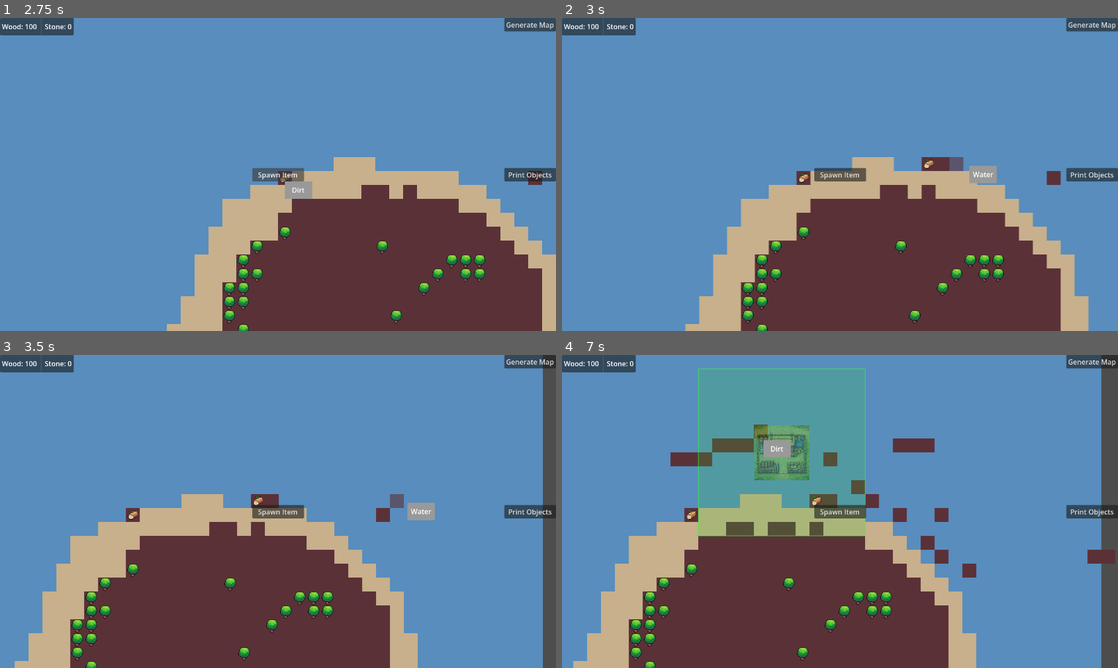
Above: before the commit, frames 1-4 (two rows, left to right).
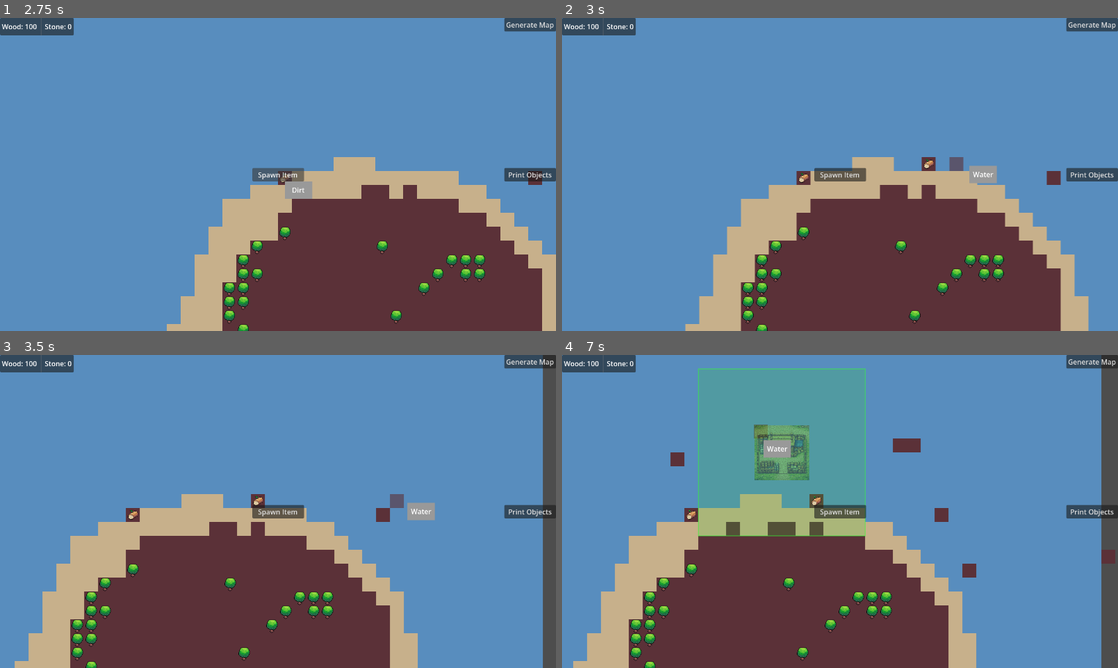
Above: after the commit, the same moments.

Repository: ColdTerror/Core-and-Conveyor
Game: Godot game, scene res://scenes/level.tscn
Same seed, same stepped clock (60 frames per second), same inputs: the game is played once before the commit and once after it. The engine's default icon, where the game draws it, is replaced by a stand-in: a white triangle on a blue panel in a dark square.
Inputs (mouse positions are in pixels of both pictures, inside the frame that each line leads up to):
- Up to frame 1 (2.75 s): click "Generate Map" at 0.5 s; click "Print Objects" at 1.25 s; click "Spawn Item" at 2 s
- Up to frame 2 (3 s): tap Enter at 2.75 s; move the mouse to (962, 158) at 2.77 s; hold Right (ui_right) from 2.78 s (still down); click (962, 158) at 2.85 s
- Up to frame 3 (3.5 s): keep holding Right (ui_right)
- Up to frame 4 (7 s): release Right (ui_right) at 3.5 s; drag from (728, 527) to (812, 574) at 3.52 s; click (812, 574) at 4.25 s; move the mouse to (895, 442) at 4.27 s; hold Right (ui_right) 4.28-5 s; click (895, 442) at 4.35 s; drag from (812, 574) to (673, 464) at 5.02 s; click (673, 464) at 5.75 s; move the mouse to (1006, 558) at 5.77 s; hold Left (ui_left) 5.78-6.5 s; hold L 5.78-6.5 s; click (1006, 558) at 6.05 s; drag from (673, 464) to (756, 433) at 6.52 s

Frame 1 is identical in both runs. In frame 2, 0.1% of the frame differs, in the area x 67-70%, y 44-49%; in frame 3, 0.1%; in frame 4, 1.7%, in the area x 22-97%, y 22-67%.

Commit message:
Added drag building for conveyers
updated the tiledataresources for conveyer atlas coords

Diff:
--- a/project.godot
+++ b/project.godot
@@ -36,6 +36,11 @@
 "events": [Object(InputEventKey,"resource_local_to_scene":false,"resource_name":"","device":-1,"window_id":0,"alt_press …(192 unchanged characters)…
 ]
 }
+start_end_drag={
+"deadzone": 0.2,
+"events": [Object(InputEventMouseButton,"resource_local_to_scene":false,"resource_name":"","device":-1,"window_id":0,"alt_pressed":false,"shift_pressed":false,"ctrl_pressed":false,"meta_pressed":false,"button_mask":1,"position":Vector2(410, 16),"global_position":Vector2(422, 76),"factor":1.0,"button_index":1,"canceled":false,"pressed":true,"double_click":false,"script":null)
+]
+}
 
 [rendering]
 
--- a/resources/tiles/6_Conveyer_Right.tres
+++ b/resources/tiles/6_Conveyer_Right.tres
@@ -7,4 +7,5 @@
 display_name = "Conveyer_Right"
 is_object = true
 is_conveyor = true
+atlas_coords_full = Vector2i(0, 2)
 metadata/_custom_type_script = "uid://dnsharo0i5t5i"
--- a/resources/tiles/7_Conveyer_Up.tres
+++ b/resources/tiles/7_Conveyer_Up.tres
@@ -8,4 +8,5 @@
 is_object = true
 is_conveyor = true
 conveyor_direction = Vector2(0, -1)
+atlas_coords_full = Vector2i(1, 2)
 metadata/_custom_type_script = "uid://dnsharo0i5t5i"
--- a/resources/tiles/8_Conveyer_Left.tres
+++ b/resources/tiles/8_Conveyer_Left.tres
@@ -8,4 +8,5 @@
 is_object = true
 is_conveyor = true
 conveyor_direction = Vector2(-1, 0)
+atlas_coords_full = Vector2i(2, 2)
 metadata/_custom_type_script = "uid://dnsharo0i5t5i"
--- a/resources/tiles/9_Conveyer_Down.tres
+++ b/resources/tiles/9_Conveyer_Down.tres
@@ -8,4 +8,5 @@
 is_object = true
 is_conveyor = true
 conveyor_direction = Vector2(0, 1)
+atlas_coords_full = Vector2i(0, 3)
 metadata/_custom_type_script = "uid://dnsharo0i5t5i"
--- a/scenes/level.tscn
+++ b/scenes/level.tscn
@@ -45,9 +45,11 @@
 pan_smoothing = 0.0
 
 [node name="TerrainLayer" type="TileMapLayer" parent="." unique_id=20833604]
+z_index = -1
 tile_set = ExtResource("2_w8frs")
 
 [node name="ObjectLayer" type="TileMapLayer" parent="." unique_id=719217143]
+z_index = -1
 tile_set = ExtResource("2_w8frs")
 
 [node name="SelectionHighlight" type="Sprite2D" parent="." unique_id=587936511]
--- a/scripts/Level.gd
+++ b/scripts/Level.gd
@@ -28,6 +28,13 @@
 var active_grid_objects := {}
 
 
+# Dragging Variables
+var is_dragging_line: bool = false
+var drag_start_pos: Vector2i
+# Configure this to match your library!
+# Assuming your library has 4 conveyor items in order: Right, Down, Left, Up
+@export var conveyor_start_index: int = 6
+
 
 
 
@@ -131,25 +138,125 @@
 	return atlas.y * ATLAS_COLUMNS + atlas.x
 
 func _process(_delta):
-
 	var mouse_pos = get_global_mouse_position()
 	var grid_pos = terrain_layer.local_to_map(mouse_pos)
 
 	update_tooltip(grid_pos)
-
-
-
-	if Input.is_mouse_button_pressed(MOUSE_BUTTON_LEFT):
-		if current_tile_index < tile_library.size():
-			place_tile(grid_pos, tile_library[current_tile_index])
-
+	update_highlight(grid_pos)
+
+	# --- DRAG & DROP LOGIC ---
+
+	# 1. Start Dragging
+	if Input.is_action_just_pressed("start_end_drag"): # Usually Left Click
+		var current_data = tile_library[current_tile_index]
+
+		# Only enable drag mode if we are holding a conveyor
+		if current_data.is_conveyor:
+			is_dragging_line = true
+			drag_start_pos = grid_pos
+		else:
+			# Normal placement for Trees/Walls
+			if current_tile_index < tile_library.size():
+				place_tile(grid_pos, tile_library[current_tile_index])
+
+	# 2. While Dragging (Visuals)
+	if is_dragging_line:
+		queue_redraw() # Tells Godot to run _draw() every frame
+
+	# 3. Release (Commit)
+	if Input.is_action_just_released("start_end_drag"):
+		if is_dragging_line:
+			_commit_drag_line(grid_pos)
+			is_dragging_line = false
+			queue_redraw() # Clear the lines
+
+	# 4. Right Click (Cancel/Harvest)
 	if Input.is_mouse_button_pressed(MOUSE_BUTTON_RIGHT):
-		handle_harvest_input(grid_pos)
-
-
-
-	update_highlight(grid_pos)
-
+		if is_dragging_line:
+			is_dragging_line = false
+			queue_redraw()
+		else:
+			handle_harvest_input(grid_pos)
+
+# ============================================================================
+# Conveyer Drag Drop
+# ============================================================================
+func _draw():
+	if is_dragging_line:
+		var current_grid = terrain_layer.local_to_map(get_global_mouse_position())
+		var points = _get_straight_line(drag_start_pos, current_grid)
+
+		for pt in points:
+			# Convert grid point to local position (centered)
+			var world_pos = terrain_layer.map_to_local(pt)
+			# Offset to top-left for drawing rect
+			var draw_pos = world_pos - (tile_size_px / 2.0)
+
+			# Draw a semi-transparent blue box
+			draw_rect(Rect2(draw_pos, tile_size_px), Color(0.2, 0.6, 1.0, 0.5), true)
+
+# --- DRAG HELPERS ---
+
+func _commit_drag_line(end_pos: Vector2i):
+	var points = _get_straight_line(drag_start_pos, end_pos)
+	var dir_index = _get_drag_direction_index(drag_start_pos, end_pos)
+
+	# Determine which tile resource to use based on direction
+	# Assuming Library Order: [6=Right, 7=Down, 8=Left, 9=Up]
+	# Adjust 'conveyor_start_index' in variables to match your setup!
+	var correct_resource_index = conveyor_start_index + dir_index
+
+	if correct_resource_index >= tile_library.size():
+		print("Error: Conveyor index out of bounds")
+		return
+
+	var data = tile_library[correct_resource_index]
+
+	# Place the tiles
+	for pt in points:
+		place_tile(pt, data)
+
+# Returns 0=Right, 1=Up, 2=Left, 3=Down
+func _get_drag_direction_index(start: Vector2i, end: Vector2i) -> int:
+	var diff = end - start
+
+	# If start == end, default to Right (0)
+	if diff == Vector2i.ZERO: return 0
+
+	if abs(diff.x) >= abs(diff.y):
+		# Horizontal
+		return 0 if diff.x > 0 else 2 # 0=Right, 2=Left
+	else:
+		# Vertical
+		# Y is negative going UP in Godot (0,0 is top-left)
+		return 3 if diff.y > 0 else 1 # 3=Down, 1=Up
+
+func _get_straight_line(start: Vector2i, end: Vector2i) -> Array[Vector2i]:
+	var points: Array[Vector2i] = []
+	var diff = end - start
+	var final_end = end
+
+	# Axis Lock
+	if abs(diff.x) >= abs(diff.y):
+		final_end.y = start.y
+	else:
+		final_end.x = start.x
+
+	# Walk
+	var current = start
+	var step = Vector2i.ZERO
+	if final_end.x != start.x: step.x = sign(final_end.x - start.x)
+	if final_end.y != start.y: step.y = sign(final_end.y - start.y)
+
+	# Safety loop
+	var safe = 0
+	while safe < 100:
+		points.append(current)
+		if current == final_end: break
+		current += step
+		safe += 1
+
+	return points
 # ============================================================================
 # MAP GENERATION - RISE TO RUINS STYLE
 # ============================================================================
@@ -286,21 +393,30 @@
 			tooltip.global_position = get_viewport().get_mouse_position() + Vector2(16, 16)
 
 func place_tile(grid_pos: Vector2i, data: TileDataResource):
-	var atlas_coords = Vector2i(current_tile_index % ATLAS_COLUMNS, current_tile_index / ATLAS_COLUMNS)
+	# FIX: Find the actual index of the data we want to place
+	var correct_index = tile_library.find(data)
+	if correct_index == -1: return # Safety check
+
+	# Use correct_index instead of current_tile_index
+	var atlas_coords = Vector2i(correct_index % ATLAS_COLUMNS, correct_index / ATLAS_COLUMNS)
 
 	if not data.is_object:
 		terrain_layer.set_cell(grid_pos, 0, atlas_coords)
 	else:
 		if can_place_object(grid_pos):
-			object_layer.set_cell(grid_pos, 0, atlas_coords)
-
-			# Save the tile data to our dictionary
+			# NEW: If the data defines its own full sprite (like trees), use that.
+			# Otherwise fallback to the calculated atlas_coords (like walls/conveyors)
+			var final_coords = atlas_coords
+			if data.atlas_coords_full != Vector2i(-1, -1):
+				final_coords = data.atlas_coords_full
+
+			object_layer.set_cell(grid_pos, 0, final_coords)
+
 			var tile_info = {
 				"health": data.total_resources,
 				"data": data
 			}
 
-			# If it's a conveyor, we can add extra logic here if needed
 			if data.is_conveyor:
 				tile_info["direction"] = data.conveyor_direction
 
Not shown: 1 places in resources/tiles/6_Conveyer_Right.tres that only renumber resources
Not shown: 1 places in resources/tiles/7_Conveyer_Up.tres that only renumber resources
Not shown: 1 places in resources/tiles/8_Conveyer_Left.tres that only renumber resources
Not shown: 1 places in resources/tiles/9_Conveyer_Down.tres that only renumber resources
